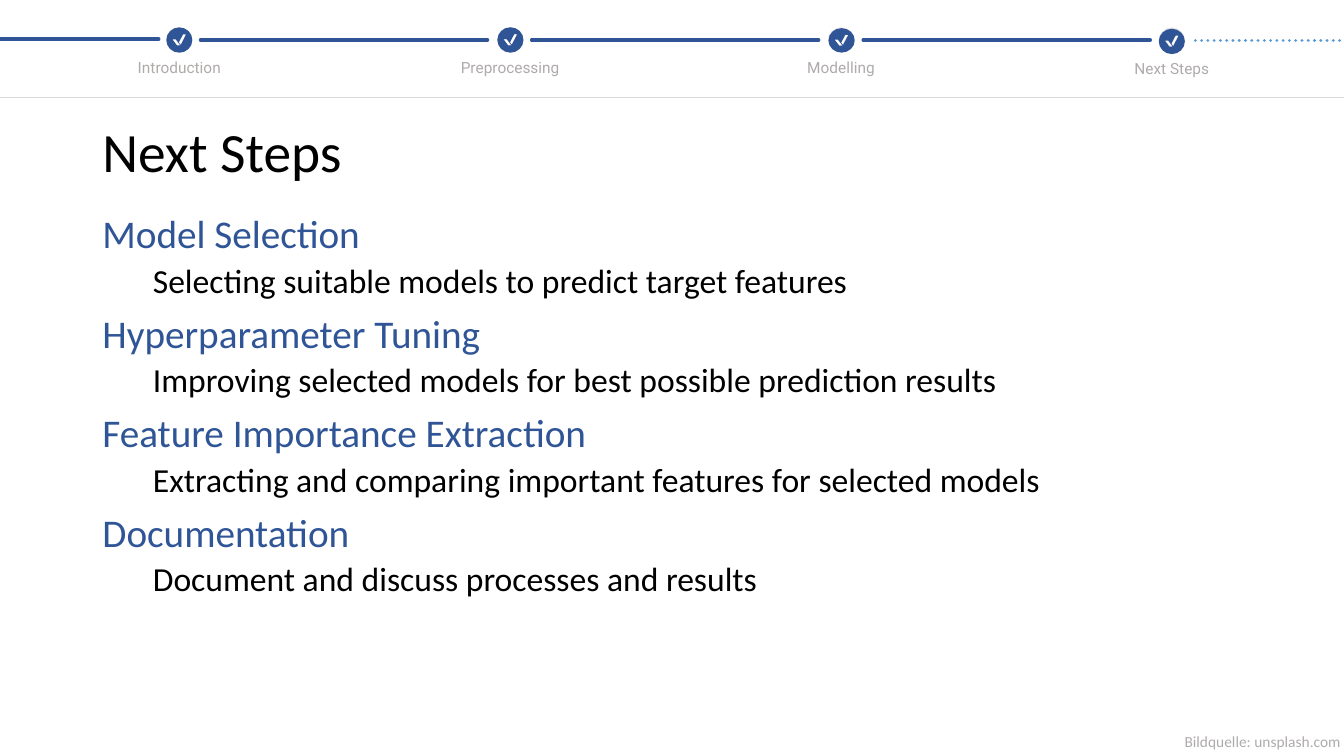
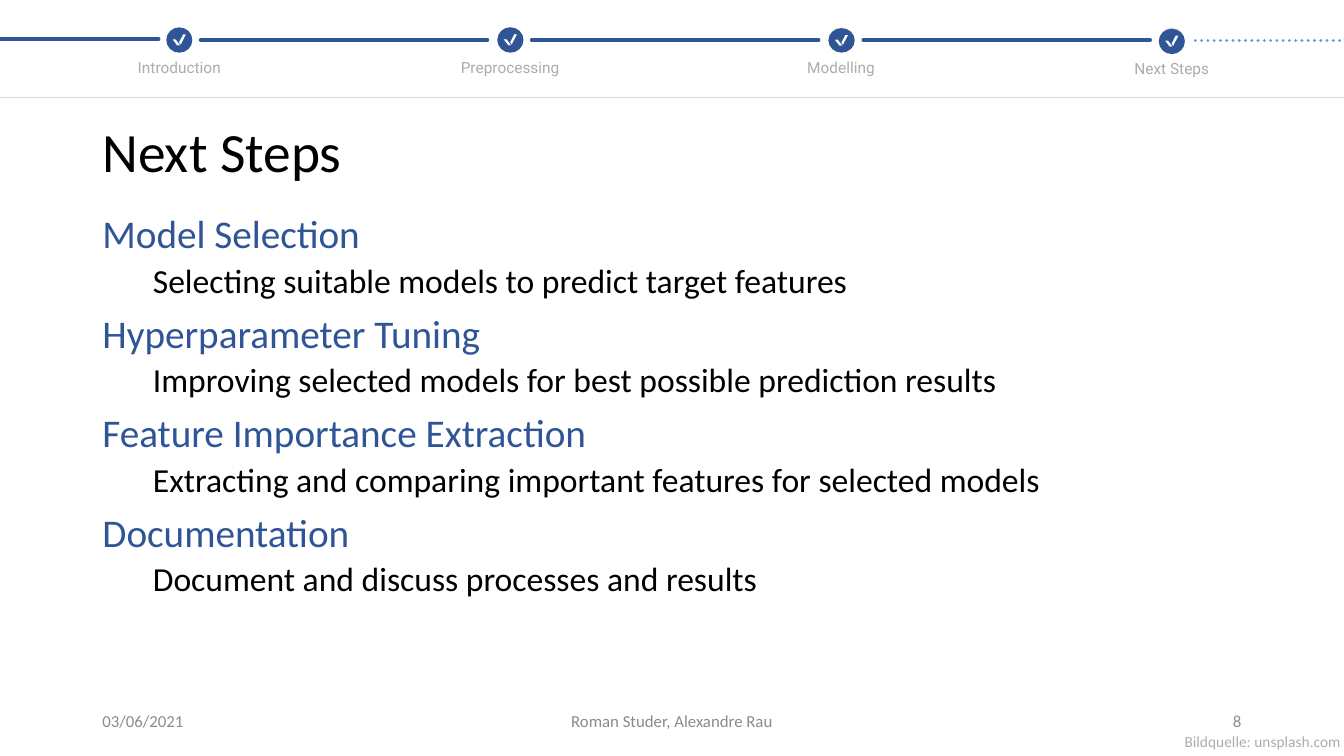
Before and after one commit to CrawTheOne/mirror_-fhnw_ds_fs2021_medical_challenge, a slide deck: slide 8 of presentation/Milestone_Presentation - Copy.pptx (slide 6 before the commit). Drawn at 1344x756 pixels with LibreOffice and Linux fonts; fonts in the diff are those of the drawing. Boxes give left, top, right and bottom in pixels: in the first picture for what was removed or moved away, otherwise in the second. Text is boxed around its words. In the diff, an @@ line names an element or a change of style, - is before the commit and + after.

```diff
--- a/presentation/Milestone_Presentation - Copy.pptx
+++ b/presentation/Milestone_Presentation - Copy.pptx
@@ text added at <box>102,715,183,728</box>, 12 pt, text #8C8C8C @@
+03/06/2021
@@ text added at <box>571,715,772,729</box>, 12 pt, text #8C8C8C @@
+Roman Studer, Alexandre Rau
@@ page number added at <box>1233,715,1241,727</box>, 12 pt, text #8C8C8C @@
+8
```
Also in this commit, not shown: 4 other slides changed, 2 slides added, 1 slide removed.
